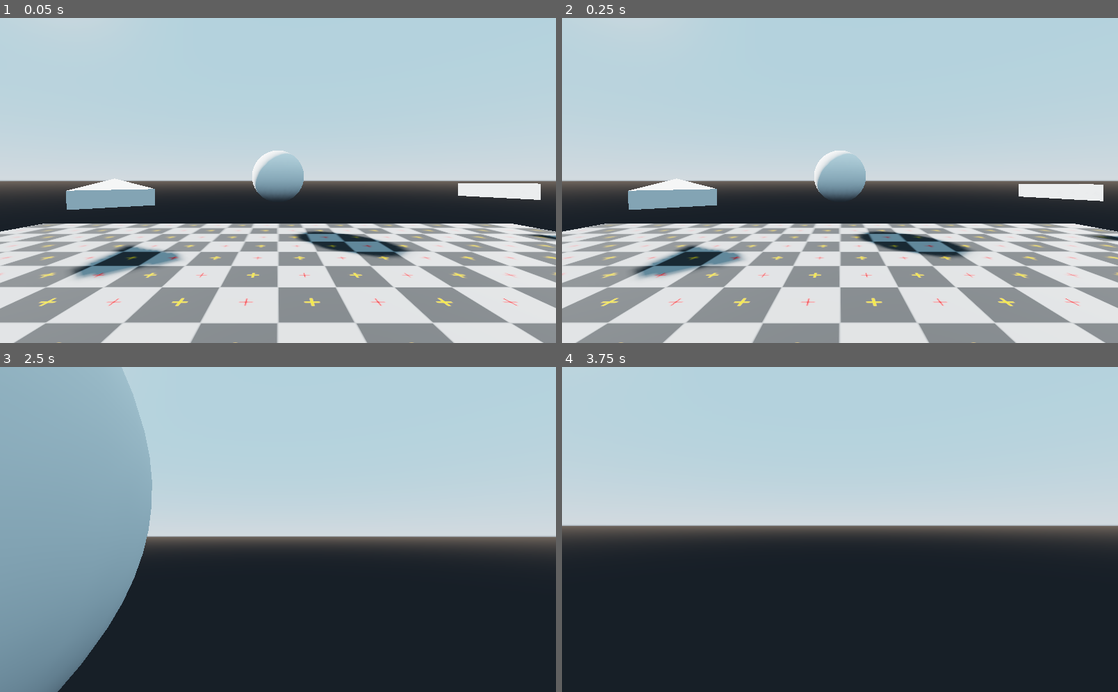
Above: before the commit, frames 1-4 (two rows, left to right).
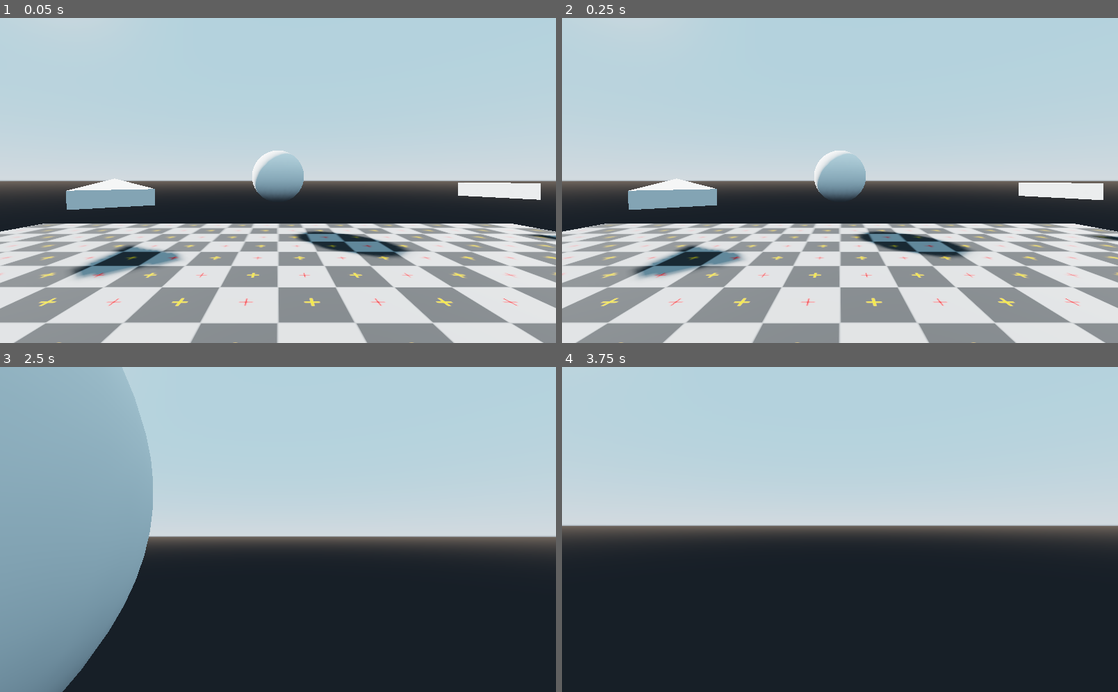
Above: after the commit, the same moments.

Repository: Linko-3D/Godot-Templates-Collection
Game: Godot game, scene res://Sandbox.tscn
Two runs of this game, one before a commit and one after it. Both use one fixed random seed, a clock stepped at 60 frames per second and the inputs below.
Inputs (mouse positions are in pixels of both pictures, inside the frame that each line leads up to):
- Up to frame 1 (0.05 s): no input
- Up to frame 2 (0.25 s): no input
- Up to frame 3 (2.5 s): tap Enter (ui_accept) at 0.5, 0.77, 1.52 s; move the mouse to (305, 529) at 0.52 s; hold Up (ui_up) from 0.53 s (still down); click (305, 529) at 0.67 s; move the mouse to (250, 529) at 1.27 s; move the mouse to (289, 523) at 2.02 s
- Up to frame 4 (3.75 s): keep holding Up (ui_up); move the mouse to (834, 536) at 2.77 s; click (834, 536) at 2.92 s; tap Enter (ui_accept) at 3.02, 3.5 s; move the mouse to (878, 532) at 3.52 s

The runs differ from the first frame. In frame 1, less than 0.1% of the frame differs, in the area x 82-98%, y 50-56%; in frame 2, 0.1%; in frame 3, 0.4%, in the area x 10-28%, y 0-100%; in frame 4, nothing differs.

Commit message:
keep height

Diff:
--- a/Sandbox.tscn
+++ b/Sandbox.tscn
@@ -1,10 +1,11 @@
-[gd_scene load_steps=9 format=2]
+[gd_scene load_steps=10 format=2]
 
 [ext_resource path="res://Templates/3D/FirstPersonCharacter/FirstPersonCharacter.tscn" type="PackedScene" id=1]
 [ext_resource path="res://checker.png" type="Texture" id=2]
 [ext_resource path="res://Templates/3D/Interactive/Target/Target.tscn" type="PackedScene" id=3]
 [ext_resource path="res://Templates/3D/AI/LookAt/LookAt.tscn" type="PackedScene" id=4]
 [ext_resource path="res://Templates/3D/AI/MoveTo/MoveTo.tscn" type="PackedScene" id=5]
+[ext_resource path="res://Templates/3D/FirstPersonCharacter/Camera/Projectile/Projectile.tscn" type="PackedScene" id=6]
 
 [sub_resource type="ConvexPolygonShape" id=1]
 points = PoolVector3Array( 10, 0, 10, -10, 0, 10, 10, 0, -10, -10, 0, -10 )
@@ -44,3 +45,6 @@
 
 [node name="MoveTo" parent="." instance=ExtResource( 5 )]
 transform = Transform( 1, 0, 0, 0, 1, 0, 0, 0, 1, 8.103, 1.5, -8.171 )
+
+[node name="Projectile" parent="." instance=ExtResource( 6 )]
+transform = Transform( 1, 0, 0, 0, 1, 0, 0, 0, 1, 2.54573, 0.43867, -1.34127 )
--- a/Templates/3D/AI/MoveTo/MoveTo.gd
+++ b/Templates/3D/AI/MoveTo/MoveTo.gd
@@ -4,8 +4,13 @@
 var targetPosition
 var vector = Vector3()
 var speed = 1
+var keepHeight = Vector3()
+
+func _ready():
+	keepHeight = translation.y
 
 func _process(delta):
 	targetPosition = get_tree().get_root().find_node(target, true, false)
 	vector = ((translation - targetPosition.translation)*-1).normalized()
+	translation.y = keepHeight
 	move_and_slide(vector * speed)
--- /dev/null
+++ b/Templates/3D/FirstPersonCharacter/Camera/Projectile/Projectile.tscn
@@ -0,0 +1,17 @@
+[gd_scene load_steps=3 format=2]
+
+[sub_resource type="SphereMesh" id=1]
+radius = 0.25
+height = 0.5
+
+[sub_resource type="SphereShape" id=2]
+radius = 0.25
+
+[node name="Projectile" type="RigidBody"]
+
+[node name="MeshInstance" type="MeshInstance" parent="."]
+mesh = SubResource( 1 )
+material/0 = null
+
+[node name="CollisionShape" type="CollisionShape" parent="."]
+shape = SubResource( 2 )
